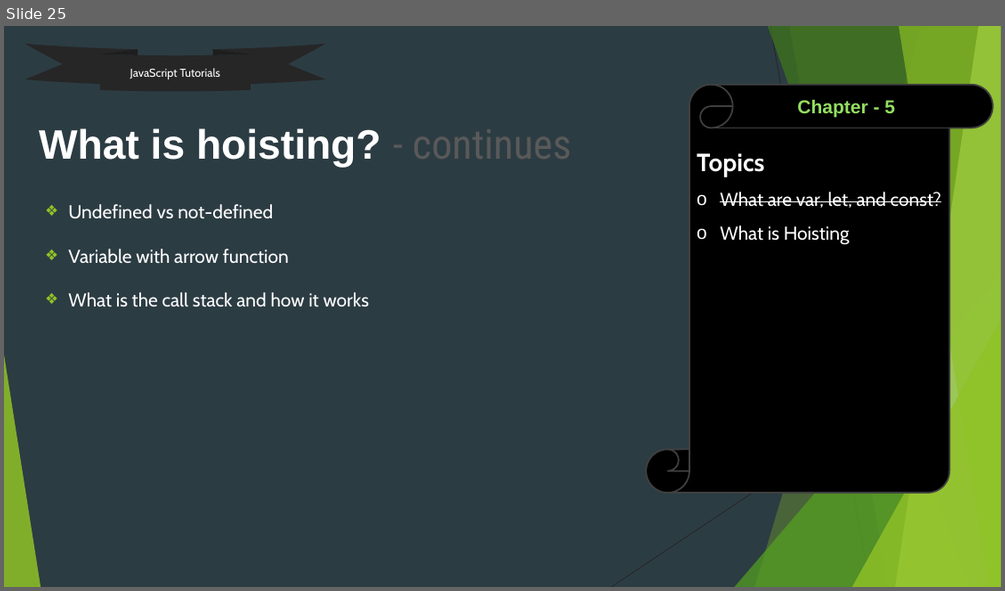
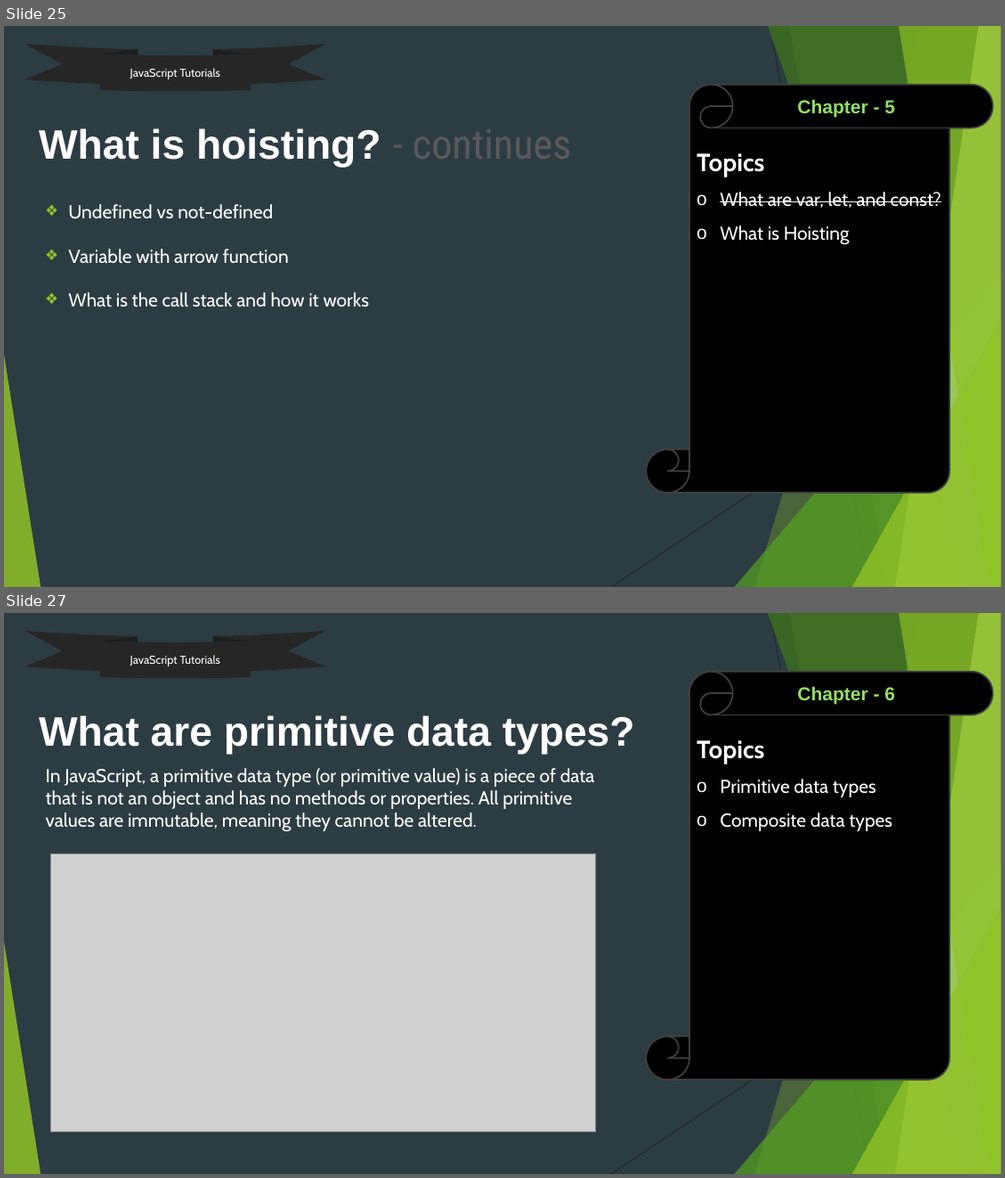
Before and after one commit to uidhtml/javascript-tutorials, a slide deck: Javascript Tutorials.pptx. Shown one above the other, each under a label of ours: slide 25 before the commit, slides 25 and 27 after it; the slides between them are not shown. The pictures are 1005x591 and 1005x1178 pixels, drawn with LibreOffice and Linux fonts; fonts in the diff are those of the drawing; grey boxes stand for pictures. Boxes give left, top, right and bottom in pixels: in the first picture for what was removed or moved away, otherwise in the second. Text is boxed around its words. In the diff, an @@ line names an element or a change of style, - is before the commit and + after.

Commit message:
Added till chapter 7

```diff
--- a/Javascript Tutorials.pptx
+++ b/Javascript Tutorials.pptx
@@ slide 27 added at [4, 613, 1001, 1174], background #2C3C43; not listed: 10 template elements that a slide beside it also shows @@
@@ ellipse ribbon added at [25, 631, 325, 679], fill #262626, 11 pt, text #FFFFFF @@
+JavaScript Tutorials
@@ vertical scroll added at [647, 672, 994, 1079], fill #000000, outline #404040 1.5 pt, 18 pt, text #FFFFFF @@
+Topics
+o Primitive data types
+o Composite data types
@@ text added at [797, 686, 895, 705], 18 pt, text #94DE61, bold @@
+Chapter - 6
@@ title added at [39, 715, 635, 755], 39.6 pt, text #FFFFFF, bold @@
+What are primitive data types?
@@ text added at [46, 768, 595, 832], 18 pt, text #FFFFFF @@
+In JavaScript, a primitive data type (or primitive value) is a piece of data that is not an object and has no methods or properties. All primitive values are immutable, meaning they cannot be altered.
@@ picture added at [50, 854, 596, 1132] @@
```
Also in this commit, not shown: 1 slide changed, 4 other slides added.
